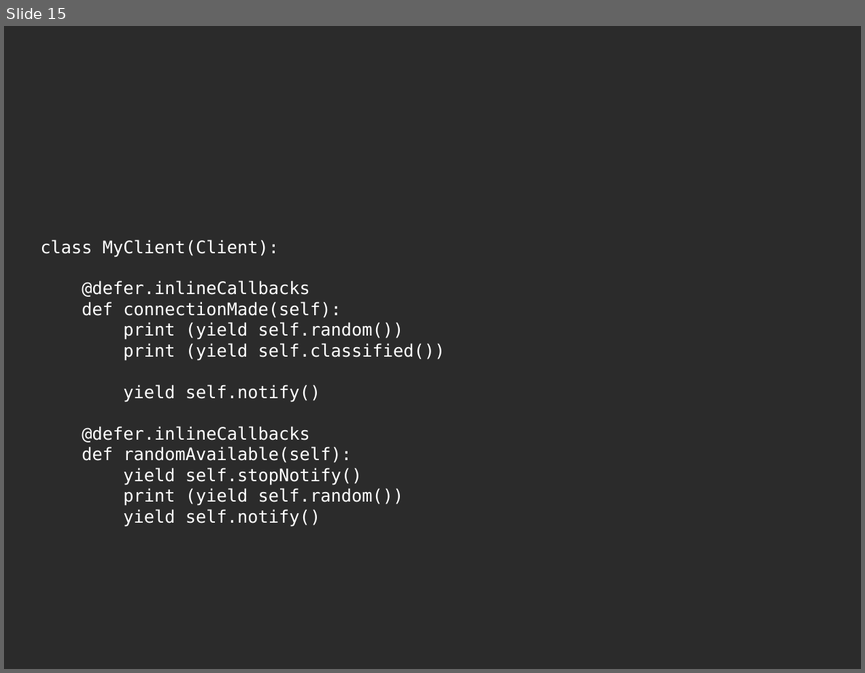
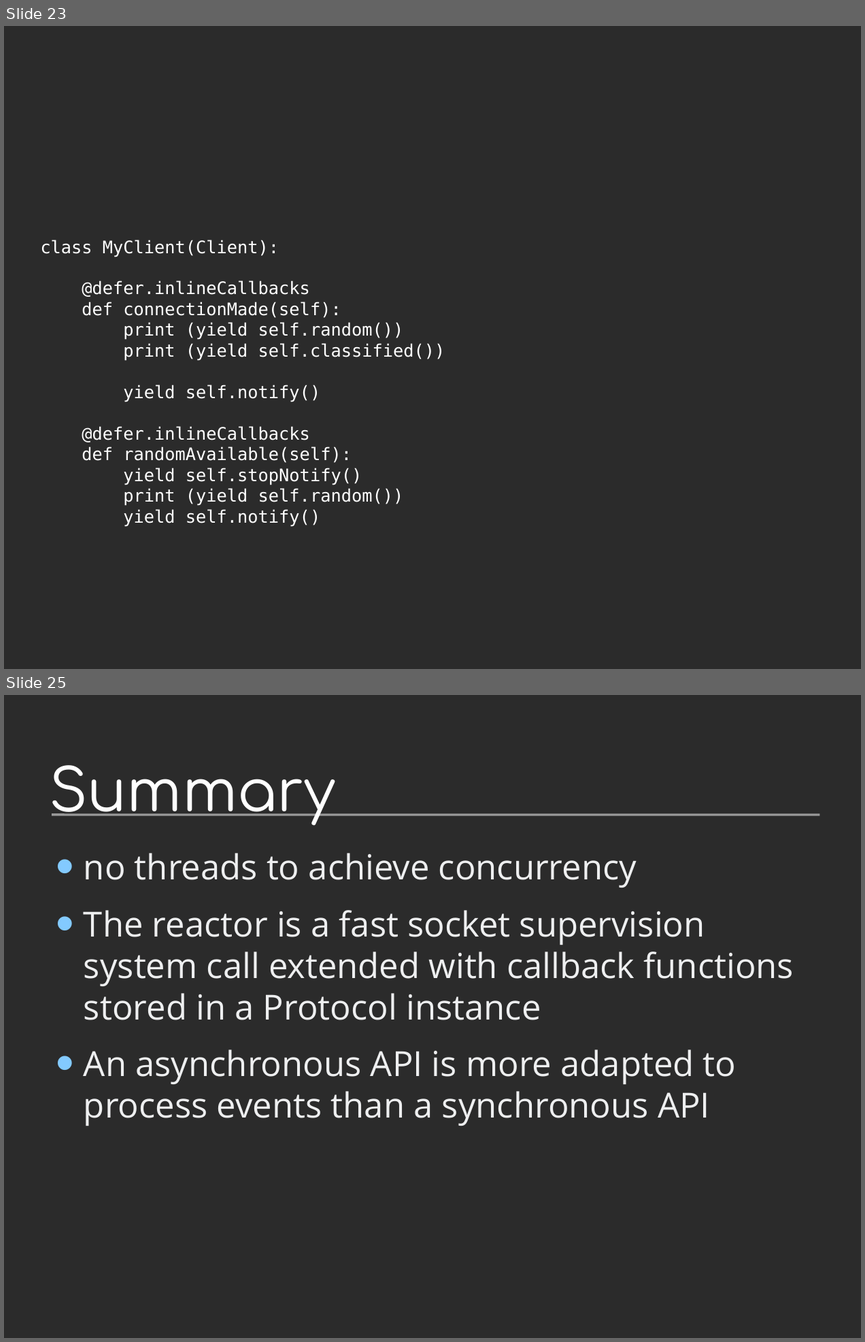
Before and after one commit to jdb/jdb.github.com, a slide deck: imap_idle/pycon-presentation/imap-idle-makingoff.odp. Shown one above the other, each under a label of ours: slide 15 before the commit, slides 23 and 25 after it; the slides between them are not shown. The pictures are 865x673 and 865x1342 pixels, drawn with LibreOffice and Linux fonts; fonts in the diff are those of the drawing; background and template pictures are left out; a plain dark background stands for a picture behind light text. Boxes give left, top, right and bottom in pixels: in the first picture for what was removed or moved away, otherwise in the second. Text is boxed around its words. In the diff, an @@ line names an element or a change of style, - is before the commit and + after.

```diff
--- a/imap_idle/pycon-presentation/imap-idle-makingoff.odp
+++ b/imap_idle/pycon-presentation/imap-idle-makingoff.odp
@@ slide 25 added at (x1=4, y1=695, x2=861, y2=1338), background picture (left out) @@
@@ title added at (x1=49, y1=765, x2=335, y2=826), 54 pt, text #FFFFFF @@
+Summary
@@ line added from (52, 815) to (819, 815), #999999 2.15 pt @@
@@ text added at (x1=84, y1=853, x2=794, y2=1125), 32 pt, text #EEEFF0 @@
+• no threads to achieve concurrency
+• The reactor is a fast socket supervision system call extended with callback functions stored in a Protocol instance
+• An asynchronous API is more adapted to process events than a synchronous API
@@ what was slide 15 is now slide 23 @@
```
Also in this commit, not shown: 8 slides changed, 14 other slides added, 6 slides removed, 1 other file.
